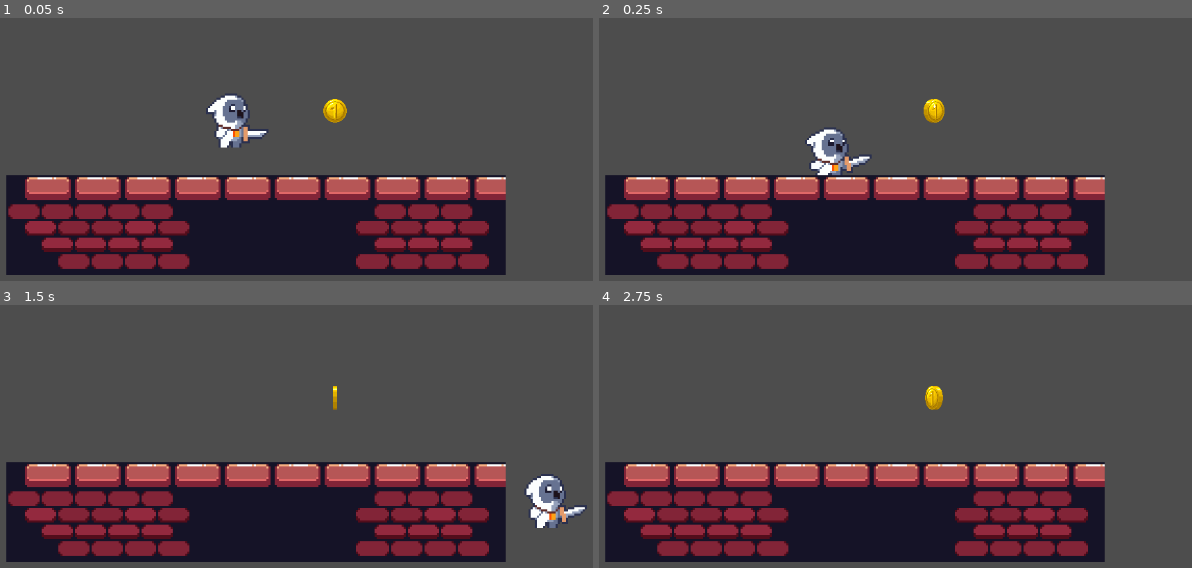
Above: before the commit, frames 1-4 (two rows, left to right).
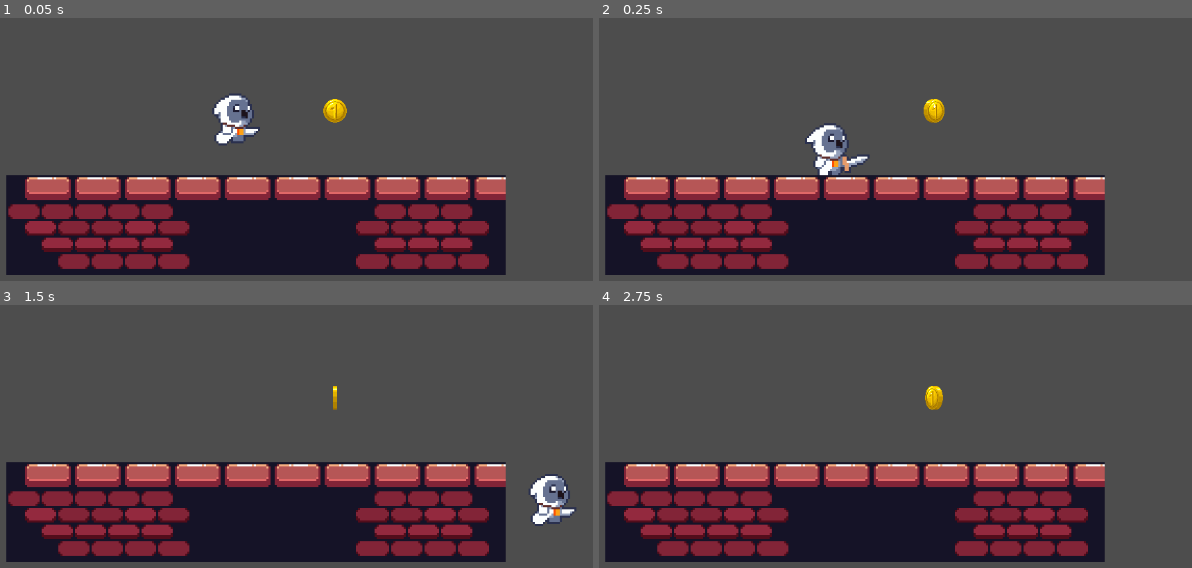
Above: after the commit, the same moments.

Repository: ruohl/agarra-monedas
Game: Godot game, scene res://scenes/niveles/level.tscn
Two runs of this game, one before a commit and one after it. Both use one fixed random seed, a clock stepped at 60 frames per second and the inputs below.
Inputs:
- Up to frame 1 (0.05 s): no input
- Up to frame 2 (0.25 s): no input
- Up to frame 3 (1.5 s): hold D (mover_derecha) from 0.53 s (still down); tap W (saltar) at 0.77 s
- Up to frame 4 (2.75 s): tap W (saltar) at 1.52 s; release D (mover_derecha) at 2.03 s; hold A (mover_izquierda) from 2.03 s (still down)

The runs differ from the first frame. In frame 1, 1.0% of the frame differs, in the area x 34-46%, y 28-50%; in frame 2, 0.8%; in frame 3, 0.9%; in frame 4, nothing differs.

Commit message:
fix: algunos arreglos y separaciones

Diff:
--- a/scenes/niveles/level.tscn
+++ b/scenes/niveles/level.tscn
@@ -1443,7 +1443,6 @@
 
 [node name="Player" parent="." instance=ExtResource("3_mpstf")]
 position = Vector2(54, 85)
-speed = 100.0
 
 [node name="Camera2D" type="Camera2D" parent="Player"]
 zoom = Vector2(3, 3)
--- a/scripts/jugador/player.gd
+++ b/scripts/jugador/player.gd
@@ -2,6 +2,7 @@
 
 const MAX_SPEED : float = 200
 const JUMP_VELOCITY = -400.0
+var ultimaDireccion: bool
 
 @export_range(0.0, MAX_SPEED, 1.0)
 var speed : float = 160.0
@@ -11,9 +12,9 @@
 @onready var sprite = $AnimatedSprite2D
 
 func _physics_process(delta: float) -> void:
+	manejarAnimacion()
 	if not is_on_floor():
 		velocity += get_gravity() * delta
-		sprite.play("Jump")
 
 	if Input.is_action_pressed("saltar") and is_on_floor():
 		velocity.y = jump_velocity
@@ -24,3 +25,20 @@
 	else:
 		velocity.x = move_toward(velocity.x, 0, speed)
 	move_and_slide()
+
+func manejarAnimacion() -> void:
+	#Manejo de dirección
+	if (velocity != Vector2.ZERO) and is_on_floor():
+		ultimaDireccion = velocity.x < 0
+
+	if (ultimaDireccion):
+		sprite.flip_h = true
+	else:
+		sprite.flip_h = false
+
+	if not is_on_floor():
+		sprite.play("Jump")
+	if !velocity:
+		sprite.play("Idle")
+	else:
+		sprite.play("Run")
